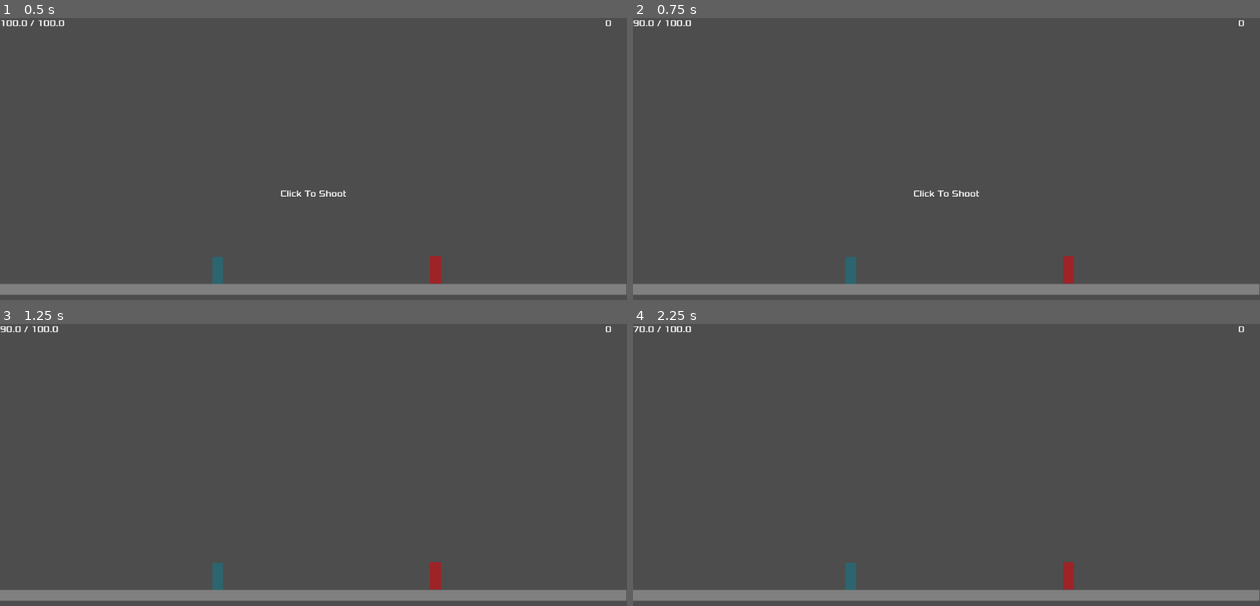
Above: before the commit, frames 1-4 (two rows, left to right).
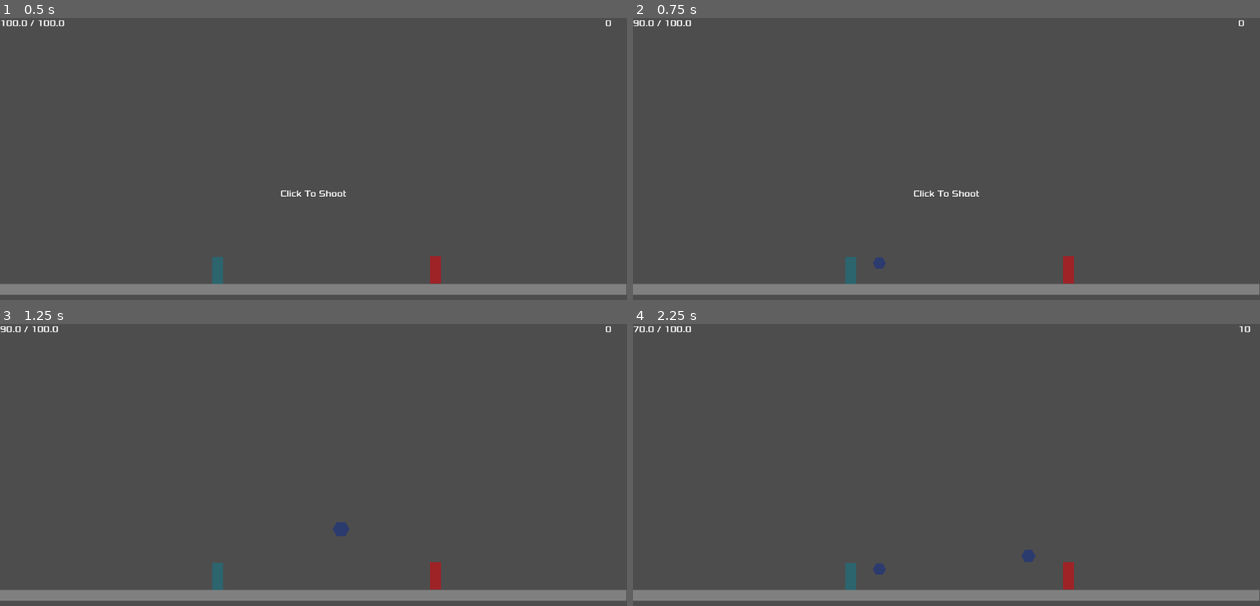
Above: after the commit, the same moments.

Repository: EonViljoen/MerlinEngine
Game: Godot game, scene res://main.tscn
Same seed, same stepped clock (60 frames per second), same inputs: the game is played once before the commit and once after it.
Inputs (mouse positions are in pixels of both pictures, inside the frame that each line leads up to):
- Up to frame 1 (0.5 s): no input
- Up to frame 2 (0.75 s): tap Enter at 0.5 s; move the mouse to (852, 271) at 0.52 s; click (852, 271) at 0.6 s
- Up to frame 3 (1.25 s): no input
- Up to frame 4 (2.25 s): move the mouse to (821, 518) at 1.27 s; click (821, 518) at 1.35 s; move the mouse to (1009, 422) at 2.02 s; click (1009, 422) at 2.1 s

Frame 1 is identical in both runs. In frame 2, less than 0.1% of the frame differs, in the area x 38-41%, y 85-89%; in frame 3, 0.1%; in frame 4, 0.2%, in the area x 38-99%, y 0-89%.
Error before the commit: Invalid call. Nonexistent 'Vector2' constructor. (res://scripts/player.gd:53)

Commit message:
fitted new projectile from Morne

Diff:
--- a/projectile.tscn
+++ b/projectile.tscn
@@ -6,9 +6,11 @@
 
 [sub_resource type="PhysicsMaterial" id="PhysicsMaterial_qxf0c"]
 
+[sub_resource type="CircleShape2D" id="CircleShape2D_dgwo2"]
+radius = 8.0
+
 [sub_resource type="CircleShape2D" id="CircleShape2D_xuxxp"]
 resource_local_to_scene = true
-radius = 8.0
 
 [node name="Projectile" type="Node2D"]
 script = ExtResource("1_a85iw")
@@ -22,6 +24,9 @@
 projectileRadius = 12
 segments = 6
 
+[node name="CollisionShape2D" type="CollisionShape2D" parent="RigidBody2D"]
+shape = SubResource("CircleShape2D_dgwo2")
+
 [node name="Polygon2D" type="Polygon2D" parent="RigidBody2D"]
 color = Color(0.688392, 0.268126, 1, 1)
 script = ExtResource("3_dgwo2")
@@ -34,4 +39,4 @@
 shape = SubResource("CircleShape2D_xuxxp")
 debug_color = Color(0.512864, 0.42195, 1, 0.42)
 
-[connection signal="body_entered" from="RigidBody2D" to="." method="_on_rigid_body_2d_body_entered"]
+[connection signal="body_entered" from="RigidBody2D/Area2D" to="." method="_on_area_2d_body_entered"]
--- a/scripts/experimental_projectile.gd
+++ b/scripts/experimental_projectile.gd
@@ -11,10 +11,6 @@
 	freeze = true
 	_start = global_position
 	animate()
-
-#func _physics_process(delta: float) -> void:
-	#if casCollided:
-		#linear_velocity.
 
 
 func animate():
--- a/scripts/player.gd
+++ b/scripts/player.gd
@@ -42,15 +42,15 @@
 		setCurrentMana()
 
 		var spell: Node2D = projectileScene.instantiate()
-		var temp1 = get_tree().get_nodes_in_group("Targets").filter(
+		var activeTarget = get_tree().get_nodes_in_group("Targets").filter(
 			func(x):
 				return x.activeTarget == true
-		)
+		).get(0)
 
-		if temp1.size() == 0:
+		if activeTarget == null:
 			return
 		else:
-			spell.dest = Vector2(temp1.get(0))
+			spell.dest = Vector2(activeTarget.global_position.x, activeTarget.global_position.y)
 			self.add_child(spell)
 			spell.global_position.x = self.global_position.x + spawnRange
 
--- a/scripts/projectile.gd
+++ b/scripts/projectile.gd
@@ -6,14 +6,14 @@
 @export var segments : int
 
 func _ready() -> void:
-	$Area2D.connect("body_entered", _on_rigid_body_2d_body_entered)
+	#$Area2D.connect("body_entered", _on_rigid_body_2d_body_entered)
 	create_circle(projectileRadius)
 
 
-func _on_rigid_body_2d_body_entered(body: Node2D):
-	if body.is_in_group("Targets"):
-		body.take_damage(10)
-		queue_free()
+#func _on_rigid_body_2d_body_entered(body: Node2D):
+	#if body.is_in_group("Targets"):
+		#body.take_damage(10)
+		#queue_free()
 
 func create_circle(radius):
 	var polyPoints = []
--- a/scripts/projectile_physics.gd
+++ b/scripts/projectile_physics.gd
@@ -3,18 +3,54 @@
 @export var speed: float
 @export var angle: float
 
+@onready var area2d: Area2D = $RigidBody2D/Area2D
+@onready var rBody: RigidBody2D = $RigidBody2D
+
+var dest: Vector2
+var _start: Vector2
+var tween: Tween
+var hasCollided: bool = false
+
+
 @onready var projectileGravity = ProjectSettings.get_setting("physics/2d/default_gravity")
 
 
-func _ready():
-	shoot()
-
-func shoot():
-	#var targetPos =
+func _ready() -> void:
+	rBody.freeze = true
+	_start = global_position
+	animate_Shoot()
 
 
+func animate_Shoot():
+	var midPoint: Vector2 = (dest + _start)/2
+	midPoint.y -= 100
 
-	var radians = deg_to_rad(angle)
-	var direction = Vector2(cos(radians), -sin(radians))
+	tween = get_tree().create_tween()
+	tween.tween_property(self, "global_position", midPoint, 0.5)
+	tween.tween_property(self, "global_position", dest, 0.5)
 
-	$RigidBody2D.apply_impulse(speed * direction)
+#func bounce():
+	#rBody.freeze = false
+	#rBody.apply_impulse(Vector2.LEFT * 100)
+
+
+func _on_area_2d_body_entered(body: Node2D) -> void:
+	if hasCollided:
+		return
+
+	if body.is_in_group("Targets"):
+		body.take_damage(10)
+		tween.kill()
+		hasCollided = true
+
+		var bounce = func() :
+			rBody.freeze = false
+			rBody.apply_impulse(Vector2.LEFT * 100)
+
+		bounce.call_deferred()
+
+		#var timer = get_tree().create_timer(1.0)
+		#timer.timeout.connect(
+			#func(): queue_free()
+			#)
+		queue_free()
Not shown: 1 places in projectile.tscn that only renumber resources
